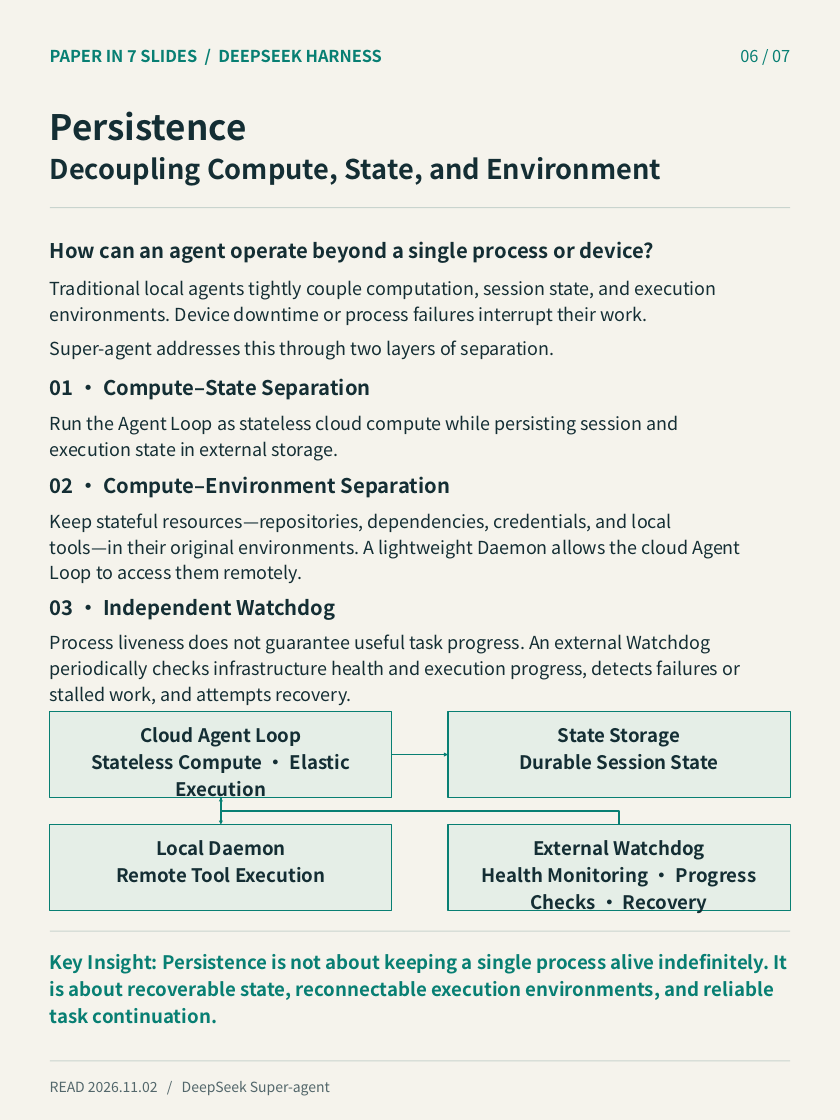
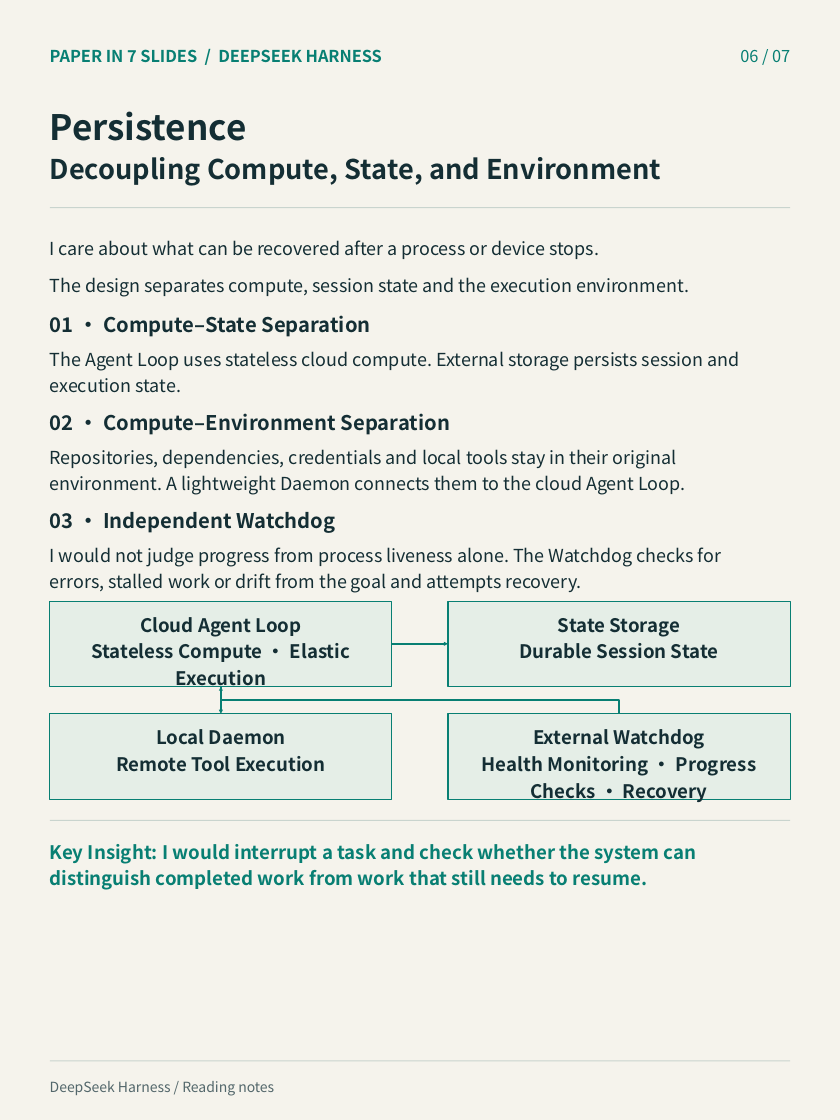
Before and after one commit to QiaohuiGao/qiaohui-portfolio, a slide deck: slide 6 of assets/field-notes/superagent/slides.en.pptx. Drawn at 840x1120 pixels with LibreOffice and Linux fonts; fonts in the diff are those of the drawing. Boxes give left, top, right and bottom in pixels: in the first picture for what was removed or moved away, otherwise in the second. Text is boxed around its words. In the diff, an @@ line names an element or a change of style, - is before the commit and + after.

```diff
--- a/assets/field-notes/superagent/slides.en.pptx
+++ b/assets/field-notes/superagent/slides.en.pptx
@@ text at (50, 240, 599, 259): text changed; size 19.5 to 17.2 pt; bold off @@
-How can an agent operate beyond a single process or device?
+I care about what can be recovered after a process or device stops.
@@ text at (50, 277, 689, 297): text changed @@
-Traditional local agents tightly couple computation, session state, and execution
-environments. Device downtime or process failures interrupt their work.
+The design separates compute, session state and the execution environment.
@@ text "01 · Compute–State Separation": place and size @@
-text "01 · Compute–State Separation" at (50, 378, 370, 400)
+text "01 · Compute–State Separation" at (50, 315, 370, 337)
@@ text at (50, 351, 740, 393): text changed @@
-Run the Agent Loop as stateless cloud compute while persisting session and
-execution state in external storage.
+The Agent Loop uses stateless cloud compute. External storage persists session and
+execution state.
@@ text removed at (50, 340, 555, 360) @@
-Super-agent addresses this through two layers of separation.
@@ text "02 · Compute–Environment Separation": place and size @@
-text "02 · Compute–Environment Separation" at (50, 476, 450, 498)
+text "02 · Compute–Environment Separation" at (50, 413, 450, 435)
@@ text at (50, 449, 685, 495): text changed @@
-Keep stateful resources—repositories, dependencies, credentials, and local
-tools—in their original environments. A lightweight Daemon allows the cloud Agent
-Loop to access them remotely.
+Repositories, dependencies, credentials and local tools stay in their original
+environment. A lightweight Daemon connects them to the cloud Agent Loop.
@@ text "03 · Independent Watchdog": place and size @@
-text "03 · Independent Watchdog" at (50, 599, 335, 620)
+text "03 · Independent Watchdog" at (50, 512, 335, 533)
@@ text at (50, 547, 721, 593): text changed @@
-Process liveness does not guarantee useful task progress. An external Watchdog
-periodically checks infrastructure health and execution progress, detects failures or
-stalled work, and attempts recovery.
+I would not judge progress from process liveness alone. The Watchdog checks for
+errors, stalled work or drift from the goal and attempts recovery.
@@ rectangle: place and size @@
-rectangle at (50, 824, 392, 910)
+rectangle at (50, 601, 392, 687)
@@ rectangle: place and size @@
-rectangle at (448, 824, 790, 910)
+rectangle at (448, 601, 790, 687)
@@ 4 texts, 2 arrows, 1 elbow arrow, 1 line: place and size @@
-4 texts, 2 arrows, 1 elbow arrow, 1 line at (50, 727, 790, 931)
+4 texts, 2 arrows, 1 elbow arrow, 1 line at (50, 617, 790, 821)
@@ text added at (50, 844, 697, 890), 18 pt, text #087F73, bold @@
+Key Insight: I would interrupt a task and check whether the system can
+distinguish completed work from work that still needs to resume.
@@ text removed at (50, 954, 788, 1024) @@
-Key Insight: Persistence is not about keeping a single process alive indefinitely. It
-is about recoverable state, reconnectable execution environments, and reliable
-task continuation.
@@ text at (50, 1081, 274, 1096): text changed @@
-READ 2026.11.02 / DeepSeek Super-agent
+DeepSeek Harness / Reading notes
```
Also in this commit, not shown: 5 other slides changed, 1 slide added, 1 slide removed, 9 other files.
